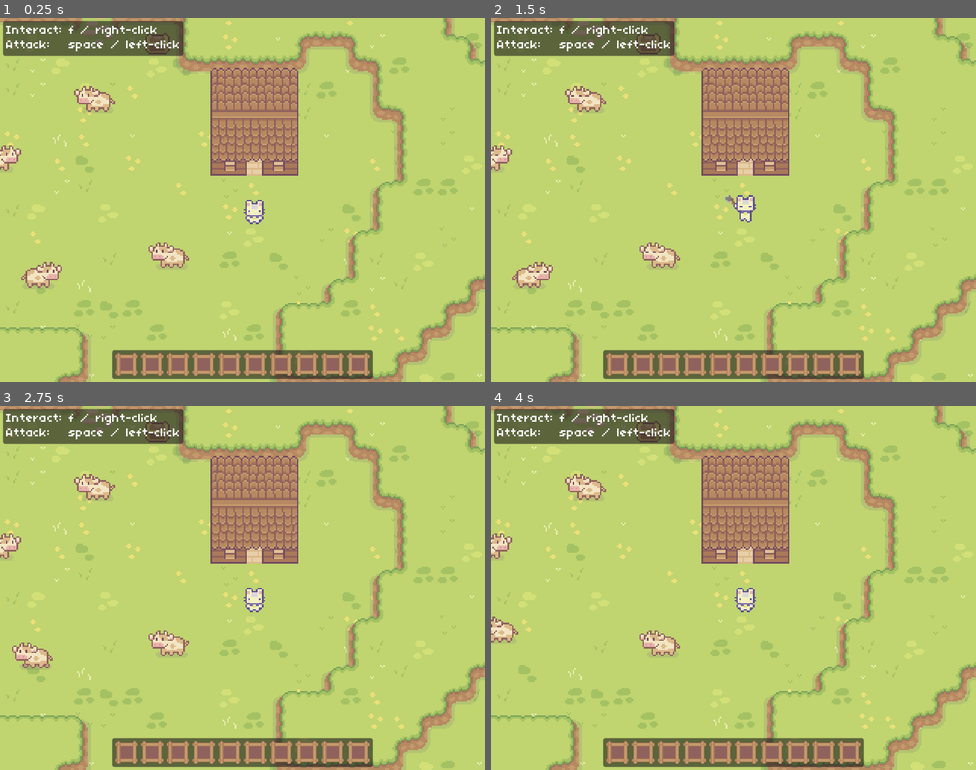
Above: before the commit, frames 1-4 (two rows, left to right).
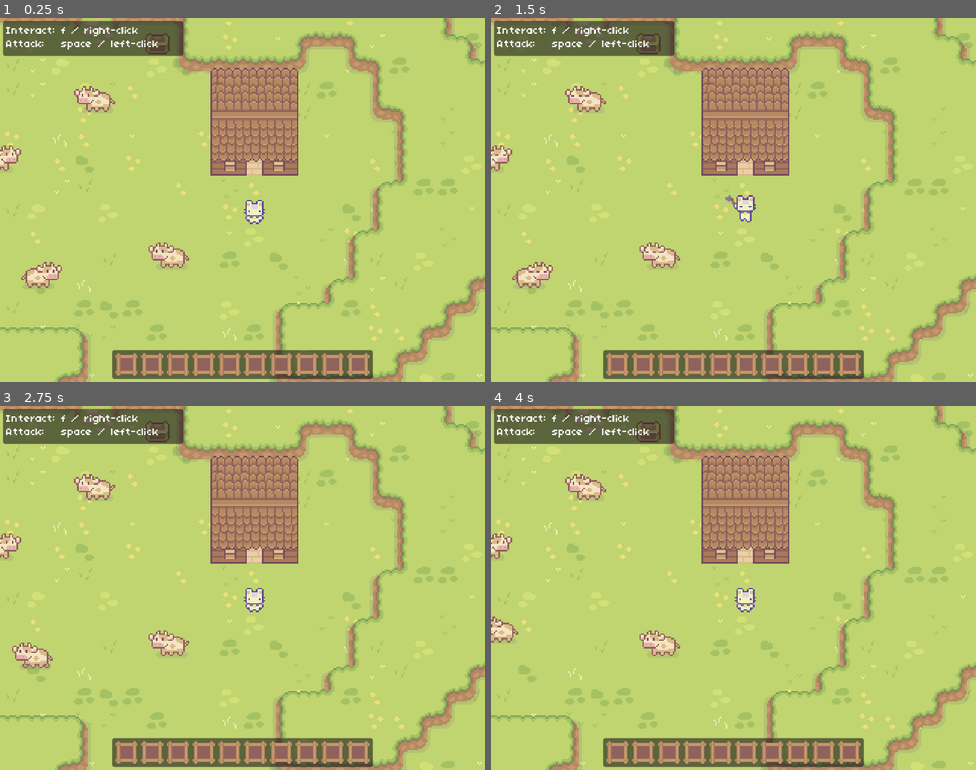
Above: after the commit, the same moments.

Repository: Boyquotes/godot-prototype-one
Game: Godot game, scene res://world/world.tscn
Two runs of this game, one before a commit and one after it. Both use one fixed random seed, a clock stepped at 60 frames per second and the inputs below.
Inputs (mouse positions are in pixels of both pictures, inside the frame that each line leads up to):
- Up to frame 1 (0.25 s): no input
- Up to frame 2 (1.5 s): click (617, 363) at 0.5 s; click (641, 363) at 1.25 s
- Up to frame 3 (2.75 s): click (179, 751) at 2 s
- Up to frame 4 (4 s): click (694, 751) at 2.75 s; click (718, 751) at 3.5 s

The runs differ from the first frame. In frame 1, 0.7% of the frame differs, in the area x 1-37%, y 2-10%; in frame 2, 0.7%; in frame 3, 0.7%; in frame 4, 0.7%.

Commit message:
start player menu

Diff:
--- /dev/null
+++ b/data/inventory_data.gd
@@ -0,0 +1,5 @@
+class_name InventoryData
+extends Resource
+
+
+@export var slot_data_list: Array[SlotData]
--- /dev/null
+++ b/data/item_data.gd
@@ -0,0 +1,8 @@
+class_name ItemData
+extends Resource
+
+
+@export var name: String
+@export_multiline var description: String = ""
+@export var stackable: bool = false
+@export var texture: Texture2D
--- /dev/null
+++ b/data/slot_data.gd
@@ -0,0 +1,21 @@
+class_name SlotData
+extends Resource
+
+
+const MAX_STACK_SIZE: int = 99
+
+@export var item_data: ItemData
+@export_range(1, MAX_STACK_SIZE) var stack_size: int = 1: set = set_stack_size
+
+
+func set_stack_size(value: int):
+	if !item_data.stackable:
+		push_error("%s is not stackable, setting stack size to 1" % item_data.name)
+		stack_size = 1
+		return
+
+	if value > MAX_STACK_SIZE:
+		push_error("Stack size %s is bigger than max %s, skipping set" % [value, MAX_STACK_SIZE])
+		return
+
+	stack_size = value
--- a/player/player.gd
+++ b/player/player.gd
@@ -1,3 +1,4 @@
+class_name Player
 extends CharacterBody2D
 
 
@@ -7,13 +8,12 @@
 	MOVE,
 }
 
-
 @export var acceleration = 1280
 @export var friction = 640
 @export var speed = 128
 
+var input_vector = Vector2.ZERO
 var state = State.IDLE
-var input_vector = Vector2.ZERO
 
 @onready var animation_tree = $AnimationTree
 @onready var animation_state = animation_tree.get("parameters/playback")
@@ -22,6 +22,8 @@
 @onready var action_sprite = $ActionSprite
 
 @onready var interact_hitbox = $FeetPivot/InteractionHitbox/CollisionShape2D
+
+@export var inventory_data: InventoryData = InventoryData.new()
 
 
 func _ready():
--- /dev/null
+++ b/player/test_inventory.tres
@@ -0,0 +1,7 @@
+[gd_resource type="Resource" script_class="InventoryData" load_steps=2 format=3 uid="uid://bfl3bxbco47em"]
+
+[ext_resource type="Script" path="res://data/inventory_data.gd" id="1_asow3"]
+
+[resource]
+script = ExtResource("1_asow3")
+slot_data_list = Array[Resource("res://data/slot_data.gd")]([null, null, null, null, null, null, null, null, null, null, null, null, null, null, null, null, null, null, null, null, null, null, null, null, null, null, null, null, null, null])
--- a/project.godot
+++ b/project.godot
@@ -58,6 +58,11 @@
 , Object(InputEventKey,"resource_local_to_scene":false,"resource_name":"","device":-1,"window_id":0,"alt_pressed":false,"shift_pressed":false,"ctrl_pressed":false,"meta_pressed":false,"pressed":false,"keycode":0,"physical_keycode":70,"key_label":0,"unicode":102,"echo":false,"script":null)
 ]
 }
+game_player_menu={
+"deadzone": 0.5,
+"events": [Object(InputEventKey,"resource_local_to_scene":false,"resource_name":"","device":-1,"window_id":0,"alt_pressed":false,"shift_pressed":false,"ctrl_pressed":false,"meta_pressed":false,"pressed":false,"keycode":0,"physical_keycode":69,"key_label":0,"unicode":101,"echo":false,"script":null)
+]
+}
 
 [layer_names]
 
--- /dev/null
+++ b/textures/axe.tres
@@ -0,0 +1,7 @@
+[gd_resource type="AtlasTexture" load_steps=2 format=3 uid="uid://dinqwphuxo2mq"]
+
+[ext_resource type="Texture2D" uid="uid://c5fjw0gdaxf8a" path="res://assets/Sprout Lands - Sprites - Basic pack/Objects/Basic tools and meterials.png" id="1_qm4fu"]
+
+[resource]
+atlas = ExtResource("1_qm4fu")
+region = Rect2(16, 0, 16, 16)
--- /dev/null
+++ b/textures/watering_can.tres
@@ -0,0 +1,7 @@
+[gd_resource type="AtlasTexture" load_steps=2 format=3 uid="uid://8nyvu7tm3cb2"]
+
+[ext_resource type="Texture2D" uid="uid://c5fjw0gdaxf8a" path="res://assets/Sprout Lands - Sprites - Basic pack/Objects/Basic tools and meterials.png" id="1_ixy6v"]
+
+[resource]
+atlas = ExtResource("1_ixy6v")
+region = Rect2(16, 0, 16, 16)
--- a/theme.tres
+++ b/theme.tres
@@ -4,6 +4,7 @@
 
 [resource]
 default_font = ExtResource("1_c6ebu")
+Label/font_sizes/font_size = 14
 MarginContainer/constants/margin_bottom = 4
 MarginContainer/constants/margin_left = 4
 MarginContainer/constants/margin_right = 4
--- a/ui/hotbar.tscn
+++ b/ui/hotbar.tscn
@@ -1,5 +1,6 @@
-[gd_scene load_steps=2 format=3 uid="uid://dy3tcwecofjwx"]
+[gd_scene load_steps=3 format=3 uid="uid://dy3tcwecofjwx"]
 
+[ext_resource type="Theme" uid="uid://ucv4831igw67" path="res://theme.tres" id="1_qhp7x"]
 [ext_resource type="PackedScene" uid="uid://c8gh8n847gbtb" path="res://ui/hotbar_slot.tscn" id="1_u2n63"]
 
 [node name="Hotbar" type="MarginContainer"]
@@ -16,6 +17,7 @@
 pivot_offset = Vector2(176, 46)
 size_flags_horizontal = 4
 size_flags_vertical = 8
+theme = ExtResource("1_qhp7x")
 
 [node name="PanelContainer" type="PanelContainer" parent="."]
 layout_mode = 2
--- a/ui/hotbar_slot.tscn
+++ b/ui/hotbar_slot.tscn
@@ -1,5 +1,6 @@
-[gd_scene load_steps=3 format=3 uid="uid://c8gh8n847gbtb"]
+[gd_scene load_steps=4 format=3 uid="uid://c8gh8n847gbtb"]
 
+[ext_resource type="Theme" uid="uid://ucv4831igw67" path="res://theme.tres" id="1_bq0t0"]
 [ext_resource type="Texture2D" uid="uid://bhhr5jepej25h" path="res://assets/Sprout Lands - UI Pack - Basic pack/Sprite sheets/Sprite sheet for Basic Pack.png" id="1_udbhu"]
 
 [sub_resource type="AtlasTexture" id="AtlasTexture_mjs6p"]
@@ -9,6 +10,7 @@
 [node name="HotbarSlot" type="TextureButton"]
 offset_right = 30.0
 offset_bottom = 30.0
-scale = Vector2(0.25, 0.25)
+scale = Vector2(0.249709, 0.25)
+theme = ExtResource("1_bq0t0")
 texture_normal = SubResource("AtlasTexture_mjs6p")
 stretch_mode = 4
--- a/ui/info_box.tscn
+++ b/ui/info_box.tscn
@@ -1,10 +1,13 @@
-[gd_scene format=3 uid="uid://cofap5n3ucrc"]
+[gd_scene load_steps=2 format=3 uid="uid://cofap5n3ucrc"]
+
+[ext_resource type="Theme" uid="uid://ucv4831igw67" path="res://theme.tres" id="1_0gghe"]
 
 [node name="InfoBox" type="MarginContainer"]
 offset_right = 246.0
 offset_bottom = 54.0
 size_flags_horizontal = 0
 size_flags_vertical = 0
+theme = ExtResource("1_0gghe")
 
 [node name="PanelContainer" type="PanelContainer" parent="."]
 layout_mode = 2
--- /dev/null
+++ b/ui/inventory.gd
@@ -0,0 +1,22 @@
+extends PanelContainer
+
+
+const Slot = preload("res://ui/slot.tscn")
+
+@onready var slot_grid = $MarginContainer/SlotGrid
+
+
+func set_inventory_data(inventory_data: InventoryData):
+	populate_slot_grid(inventory_data.slot_data_list)
+
+
+func populate_slot_grid(slot_data_list: Array[SlotData]):
+	for slot in slot_grid.get_children():
+		slot.queuefree()
+
+	for slot_data in slot_data_list:
+		var slot = Slot.instantiate()
+		slot_grid.add_child(slot)
+
+		if slot_data:
+			slot.set_data(slot_data)
--- /dev/null
+++ b/ui/inventory.tscn
@@ -0,0 +1,15 @@
+[gd_scene load_steps=3 format=3 uid="uid://dxgwin0evpu1d"]
+
+[ext_resource type="Theme" uid="uid://ucv4831igw67" path="res://theme.tres" id="1_n55s5"]
+[ext_resource type="Script" path="res://ui/inventory.gd" id="2_a0puh"]
+
+[node name="Inventory" type="PanelContainer"]
+theme = ExtResource("1_n55s5")
+script = ExtResource("2_a0puh")
+
+[node name="MarginContainer" type="MarginContainer" parent="."]
+layout_mode = 2
+
+[node name="SlotGrid" type="GridContainer" parent="MarginContainer"]
+layout_mode = 2
+columns = 10
--- /dev/null
+++ b/ui/player_menu.gd
@@ -0,0 +1,24 @@
+extends CanvasLayer
+
+
+@onready var inventory = $Control/MarginContainer/CenterContainer/Inventory
+
+var player: Player: set = set_player
+
+
+func _ready():
+	visible = false
+
+
+func _process(_delta):
+	if Input.is_action_just_pressed("game_player_menu"):
+		toggle_player_menu()
+
+
+func set_player(new_player: Player):
+	player = new_player
+	inventory.populate_slot_grid(player.inventory_data.slot_data_list)
+
+
+func toggle_player_menu():
+	visible = !visible
--- /dev/null
+++ b/ui/player_menu.tscn
@@ -0,0 +1,31 @@
+[gd_scene load_steps=4 format=3 uid="uid://b47a5434t6hx5"]
+
+[ext_resource type="Script" path="res://ui/player_menu.gd" id="1_aj7fq"]
+[ext_resource type="Theme" uid="uid://ucv4831igw67" path="res://theme.tres" id="1_brxuk"]
+[ext_resource type="PackedScene" uid="uid://dxgwin0evpu1d" path="res://ui/inventory.tscn" id="2_7l4ib"]
+
+[node name="PlayerMenu" type="CanvasLayer"]
+script = ExtResource("1_aj7fq")
+
+[node name="Control" type="Control" parent="."]
+layout_mode = 3
+anchors_preset = 15
+anchor_right = 1.0
+anchor_bottom = 1.0
+grow_horizontal = 2
+grow_vertical = 2
+theme = ExtResource("1_brxuk")
+
+[node name="MarginContainer" type="MarginContainer" parent="Control"]
+layout_mode = 1
+anchors_preset = 15
+anchor_right = 1.0
+anchor_bottom = 1.0
+grow_horizontal = 2
+grow_vertical = 2
+
+[node name="CenterContainer" type="CenterContainer" parent="Control/MarginContainer"]
+layout_mode = 2
+
+[node name="Inventory" parent="Control/MarginContainer/CenterContainer" instance=ExtResource("2_7l4ib")]
+layout_mode = 2
--- /dev/null
+++ b/ui/slot.gd
@@ -0,0 +1,14 @@
+extends PanelContainer
+
+
+@onready var texture_rect = $MarginContainer/TextureRect
+@onready var stack_size_label = $StackSizeLabel
+
+
+func set_data(slot_data: SlotData):
+	var item_data = slot_data.item_data
+	texture_rect.texture = item_data.texture
+	tooltip_text = "%s/n%s" % [item_data.name, item_data.description]
+
+	if slot_data.stack_size > 1:
+		stack_size_label.text = slot_data.stack_size
--- /dev/null
+++ b/ui/slot.tscn
@@ -0,0 +1,27 @@
+[gd_scene load_steps=3 format=3 uid="uid://435xgy2ppvt6"]
+
+[ext_resource type="Theme" uid="uid://ucv4831igw67" path="res://theme.tres" id="1_6n0qc"]
+[ext_resource type="Script" path="res://ui/slot.gd" id="2_ywq3v"]
+
+[node name="Slot" type="PanelContainer"]
+theme = ExtResource("1_6n0qc")
+script = ExtResource("2_ywq3v")
+
+[node name="MarginContainer" type="MarginContainer" parent="."]
+layout_mode = 2
+
+[node name="TextureRect" type="TextureRect" parent="MarginContainer"]
+custom_minimum_size = Vector2(32, 32)
+layout_mode = 2
+expand_mode = 1
+stretch_mode = 4
+
+[node name="StackSizeLabel" type="Label" parent="."]
+visible = false
+layout_mode = 2
+size_flags_vertical = 1
+text = "99"
+horizontal_alignment = 2
+vertical_alignment = 2
+max_lines_visible = 1
+visible_characters = 2
--- /dev/null
+++ b/world/world.gd
@@ -0,0 +1,9 @@
+extends Node2D
+
+
+@onready var player = $Entities/Player
+@onready var player_menu = $PlayerMenu
+
+
+func _ready():
+	player_menu.player = player
--- a/world/world.tscn
+++ b/world/world.tscn
@@ -1,15 +1,20 @@
-[gd_scene load_steps=7 format=3 uid="uid://bp6qi7yh24qyi"]
+[gd_scene load_steps=9 format=3 uid="uid://bp6qi7yh24qyi"]
 
 [ext_resource type="PackedScene" uid="uid://cimskwpxdbycl" path="res://player/player.tscn" id="1_85dts"]
+[ext_resource type="Script" path="res://world/world.gd" id="1_cu01q"]
 [ext_resource type="PackedScene" uid="uid://bs34bs7bog7cv" path="res://ui/hud.tscn" id="1_erkc3"]
 [ext_resource type="TileSet" uid="uid://b5ghresp7a248" path="res://tileset.tres" id="1_nt28w"]
+[ext_resource type="PackedScene" uid="uid://b47a5434t6hx5" path="res://ui/player_menu.tscn" id="2_gqa77"]
 [ext_resource type="PackedScene" uid="uid://x8s2gaayfji5" path="res://animals/cow.tscn" id="3_ycfyx"]
 [ext_resource type="PackedScene" uid="uid://b5p6nemx0i44y" path="res://objects/chest.tscn" id="5_2d0cx"]
 [ext_resource type="PackedScene" uid="uid://duwg4vqypkyxd" path="res://objects/house.tscn" id="5_lvmm4"]
 
 [node name="World" type="Node2D"]
+script = ExtResource("1_cu01q")
 
 [node name="HUD" parent="." instance=ExtResource("1_erkc3")]
+
+[node name="PlayerMenu" parent="." instance=ExtResource("2_gqa77")]
 
 [node name="Camera" type="Camera2D" parent="."]
 position = Vector2(1888, 1120)
